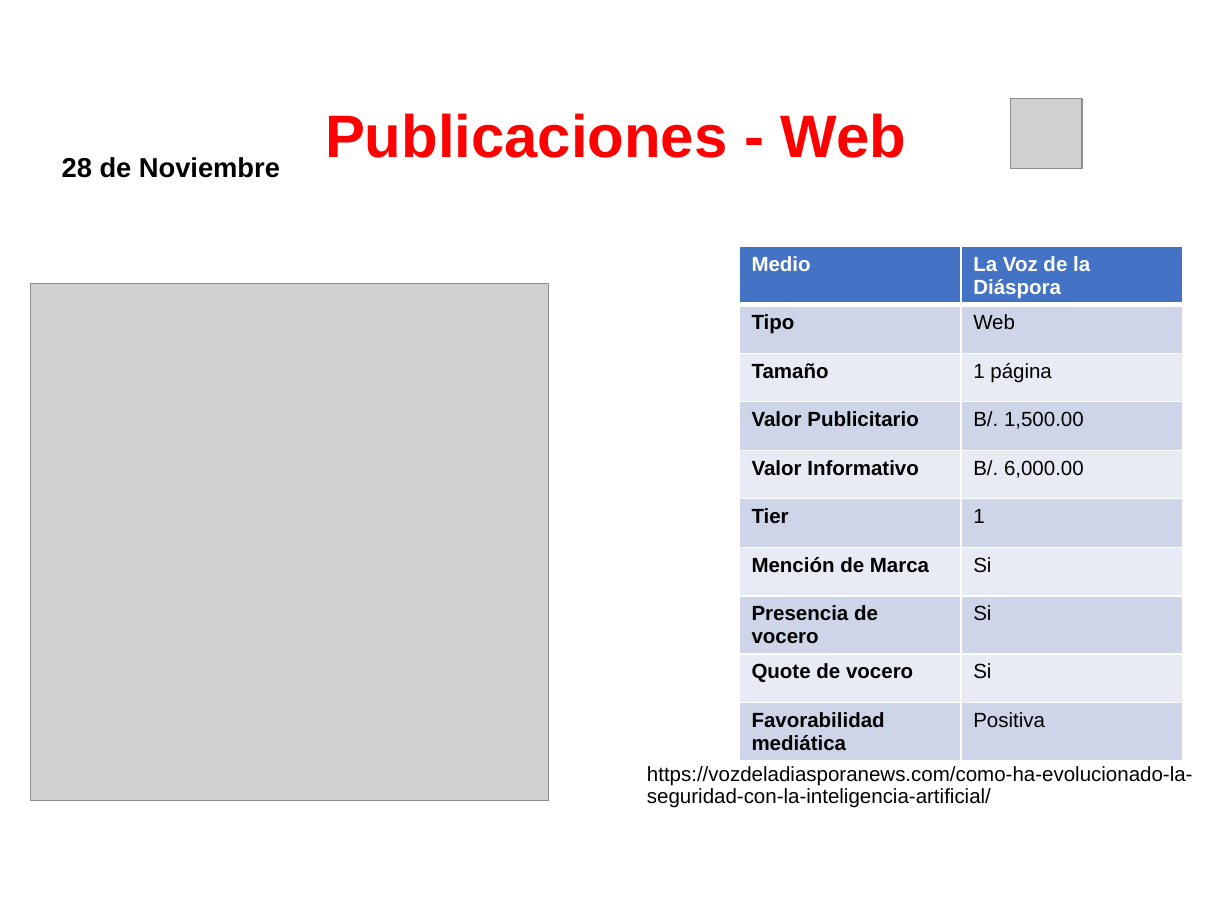
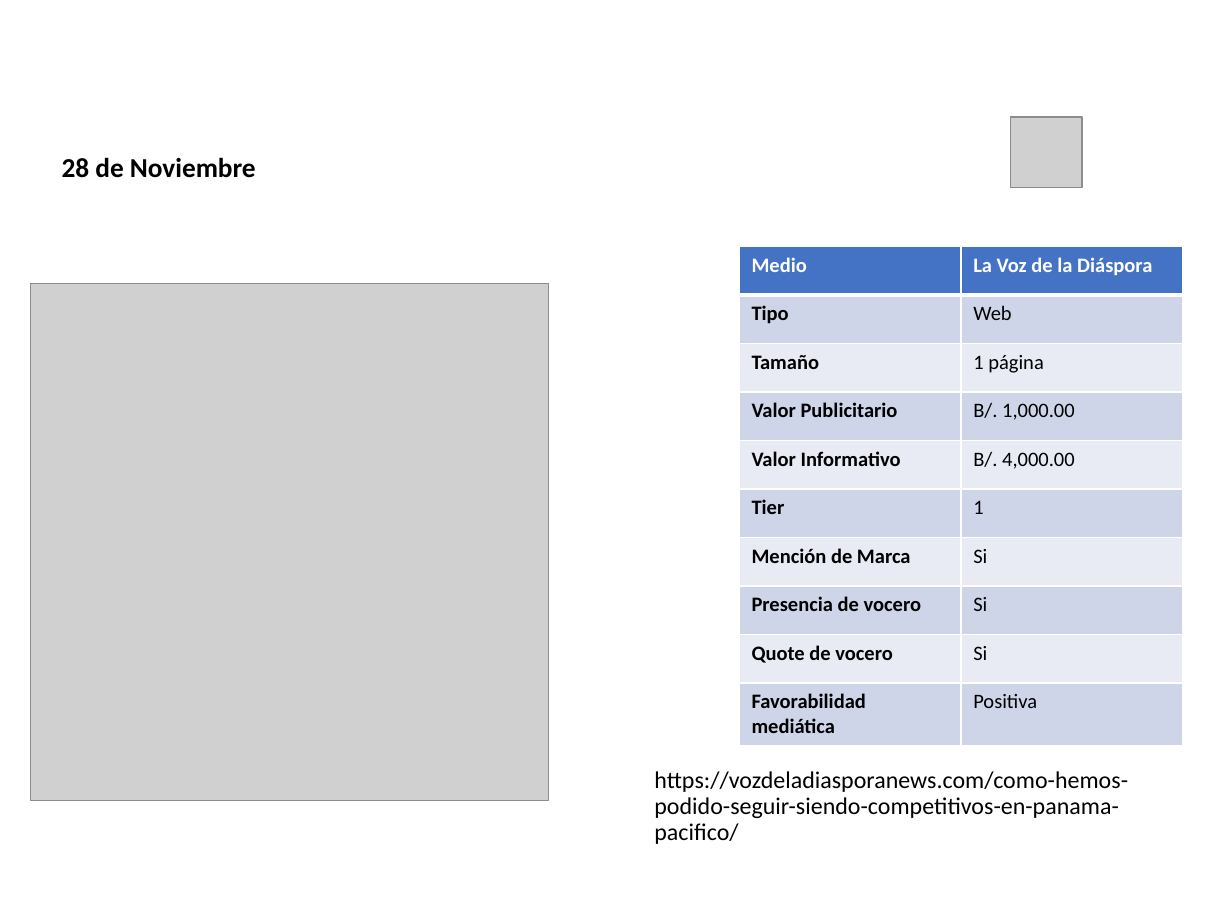
Before and after one commit to dgarci23/Report-Generator, a slide deck: slide 12 of Presentacion Terminada.pptx (slide 4 before the commit). Drawn at 1232x924 pixels with LibreOffice and Linux fonts; fonts in the diff are those of the drawing; grey boxes stand for pictures; background and template pictures are left out. Boxes give left, top, right and bottom in pixels: in the first picture for what was removed or moved away, otherwise in the second. Text is boxed around its words. In the diff, an @@ line names an element or a change of style, - is before the commit and + after.

```diff
--- a/Presentacion Terminada.pptx
+++ b/Presentacion Terminada.pptx
@@ title "Publicaciones - Web" moved from (x1=325, y1=113, x2=906, y2=158) to (x1=176, y1=2, x2=982, y2=101) @@
@@ title "Publicaciones - Web" at (x1=176, y1=2, x2=982, y2=101): font Arial to Calibri, text colour #FF0000 to #FFFFFF @@
@@ picture moved from (x1=1010, y1=99, x2=1082, y2=169) to (x1=1010, y1=117, x2=1082, y2=187) @@
@@ text "28 de Noviembre" at (x1=62, y1=157, x2=256, y2=178): font Arial to Calibri @@
@@ table at (x1=739, y1=246, x2=1183, y2=737) @@
-row 4, column 2: B/. 1,500.00
+row 4, column 2: B/. 1,000.00
-row 5, column 2: B/. 6,000.00
+row 5, column 2: B/. 4,000.00
@@ font Arial to Calibri in "Medio", "La Voz de la Diáspora", "Tipo", "Web" and 14 more places @@
@@ text at (x1=654, y1=771, x2=1128, y2=844): text changed; size 12 to 14 pt; font Arial to Calibri @@
-https://vozdeladiasporanews.com/como-ha-evolucionado-la-seguridad-con-la-inteligencia-artificial/
+https://vozdeladiasporanews.com/como-hemos-podido-seguir-siendo-competitivos-en-panama-pacifico/
```
Also in this commit, not shown: 7 other slides changed, 15 slides added, 3 other files.
